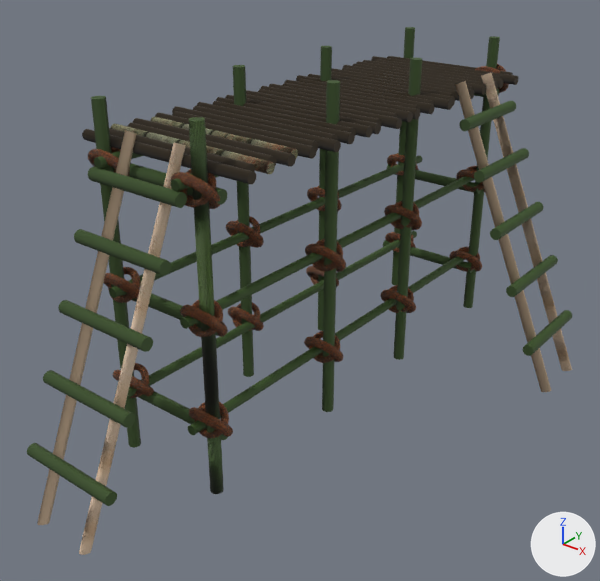
The FBX model Blender AndamioUnderConstruction/AndamioElf.fbx as it was, and as the next commit left it.
Before and after are seen from a 50 mm camera at (4.2, -4.4, 4.45) aimed at (0.14, 0.68, 1.3). The axes (+X, +Y, +Z) are drawn at lower right. The lights are the same throughout.

The first picture shows 'Andamio'.
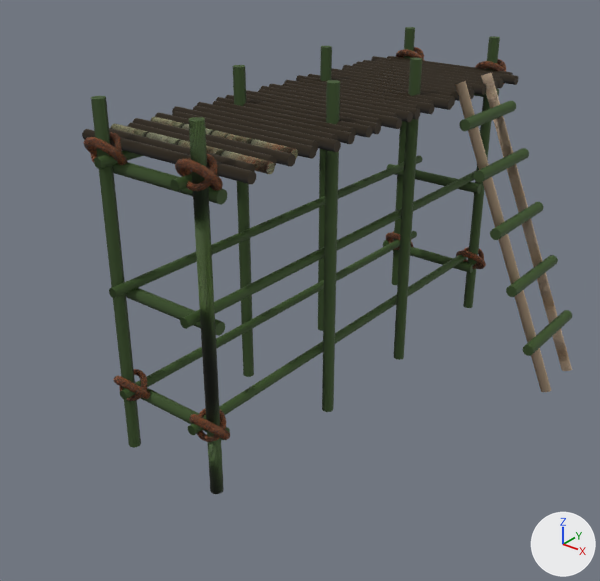
Edits to the bpy script that builds the scene:
```text
Change me_cilindro_162:
    used by ob_andamio; location = (1.629, 2.701, 0.533); rotation_euler = (-1.571, -1.976, 0.0), in degrees (-90, -113, 0); scale = (-0.0538, -0.0538, -0.463)
    remove me_cilindro_162.from_pydata(...)  # 26304 vertices, 24234 faces; spans x -61.0..9.7, y -1.0..44.9, z -2.5..9.7
    add me_cilindro_162.from_pydata(...)  # 13312 vertices, 11326 faces; spans x -61.0..9.7, y -1.0..44.9, z -2.5..7.4
    me_cilindro_162 part 1: a new loose piece of 576 vertices spanning x -57.0..-51.7, y 20.3..26.8, z -2.4..-1.8, in mat_material_004
    me_cilindro_162 part 2: a new loose piece of 576 vertices spanning x -57.0..-52.5, y 20.7..25.9, z -2.3..-1.9, in mat_material_004
    me_cilindro_162 part 3: 25 loose pieces with 12352 vertices, spanning x -44.6..-9.0, y 12.1..43.4, z -2.3..9.4, are deleted
    me_cilindro_162 part 4: 179 vertices moved within x -53.0..-9.4, y 3.8..42.2, z -2.2..7.4; 9482 vertices removed from x -54.4..-2.7, y 3.6..42.4, z -2.3..9.7; 7690 vertices added at x -56.1..-8.3, y 0.1..42.3, z -2.4..7.4
```

Pixel boxes (x1, y1, x2, y2) of what changed, in the pictures (600 x 581 px; the box of a moved part takes in the faces that stretch with it):
'Andamio', reshaped (10% narrower, 12% shorter): before (27, 27, 572, 555); after (82, 27, 572, 494)
part 1 of me_cilindro_162, added: after (395, 49, 425, 61)
part 2 of me_cilindro_162, added: after (401, 47, 424, 59)
part 3 of me_cilindro_162, deleted: before (27, 153, 485, 506)
part 4 of me_cilindro_162, moved or reshaped: before (37, 64, 509, 555); after (84, 59, 572, 442)
